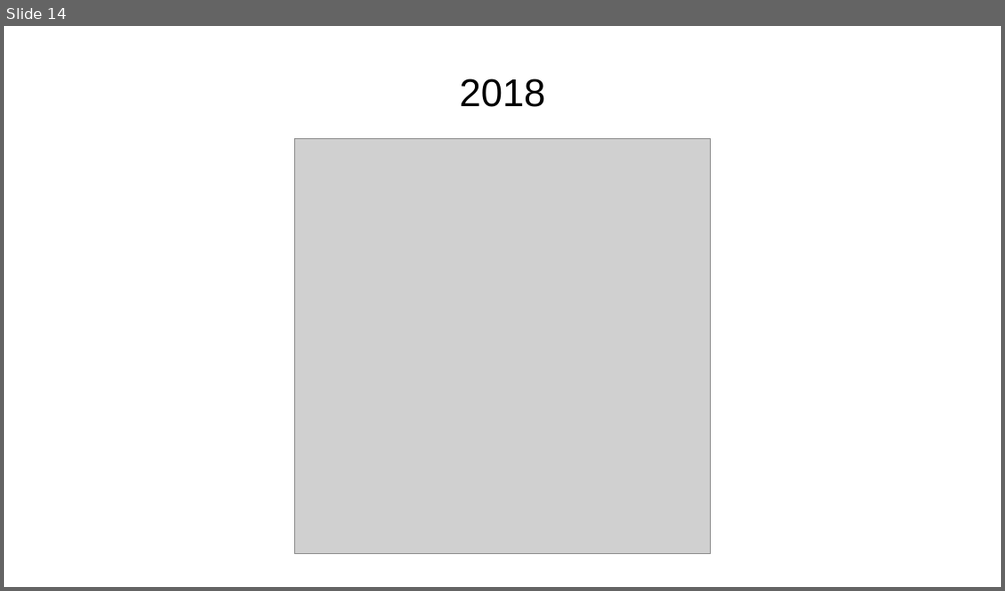
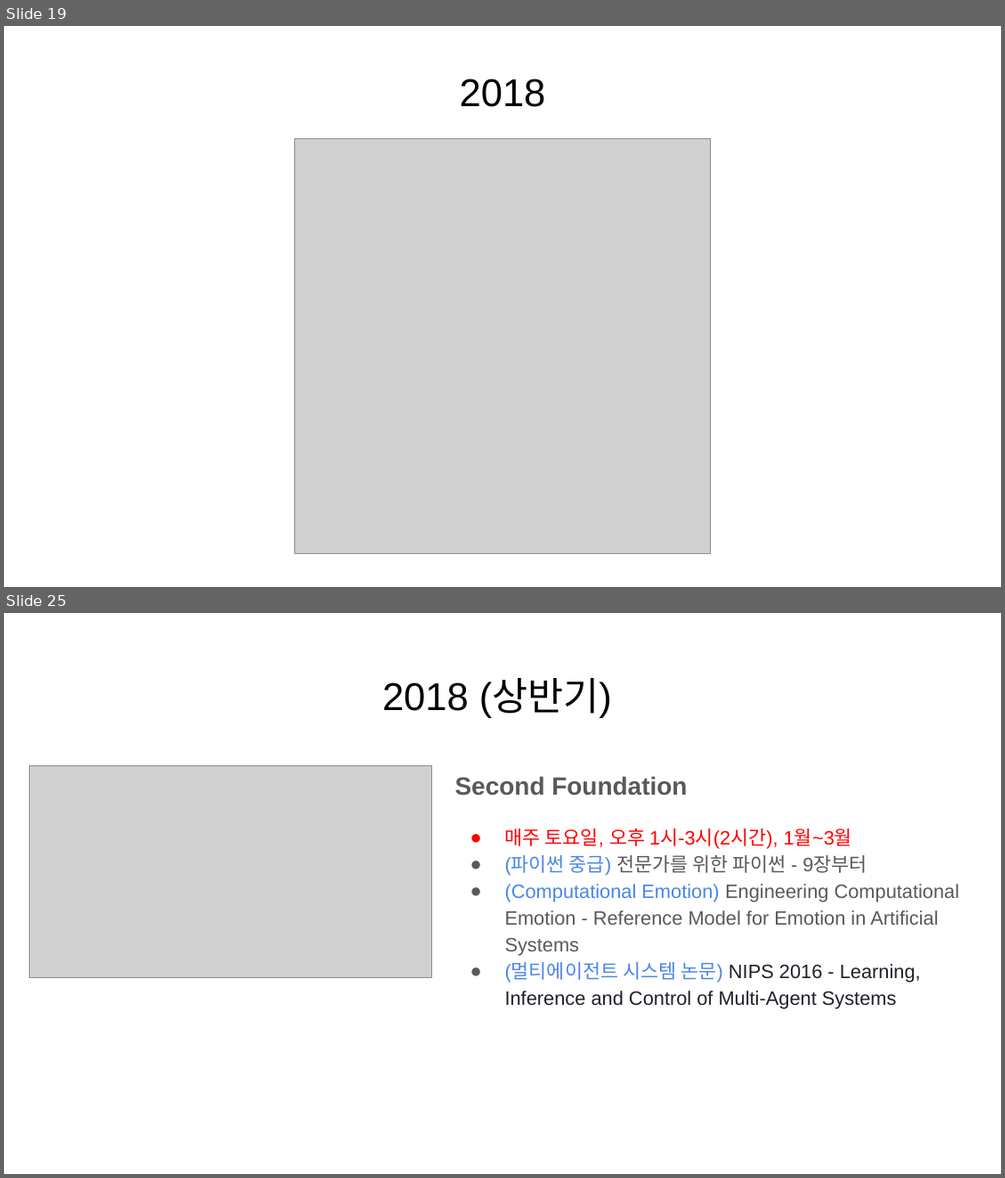
Before and after one commit to KaggleBreak/studybreak, a slide deck: 2017/presentation/study/싸이그래머_소개_스터디뽀개기2017.pptx. Shown one above the other, each under a label of ours: slide 14 before the commit, slides 19 and 25 after it; the slides between them are not shown. The pictures are 1005x591 and 1005x1178 pixels, drawn with LibreOffice and Linux fonts; fonts in the diff are those of the drawing; grey boxes stand for pictures. Boxes give left, top, right and bottom in pixels: in the first picture for what was removed or moved away, otherwise in the second. Text is boxed around its words. In the diff, an @@ line names an element or a change of style, - is before the commit and + after.

```diff
--- a/2017/presentation/study/싸이그래머_소개_스터디뽀개기2017.pptx
+++ b/2017/presentation/study/싸이그래머_소개_스터디뽀개기2017.pptx
@@ slide 25 added at (4, 613, 1001, 1174), background #FFFFFF @@
@@ title added at (382, 679, 612, 718), 28 pt, text #000000 @@
+2018 (상반기)
@@ picture added at (30, 765, 431, 978) @@
@@ text added at (455, 776, 960, 1009), 14 pt, text #595959 @@
+Second Foundation
+● 매주 토요일, 오후 1시-3시(2시간), 1월~3월
+● (파이썬 중급) 전문가를 위한 파이썬 - 9장부터
+● (Computational Emotion) Engineering Computational Emotion - Reference Model for Emotion in Artificial Systems
+● (멀티에이전트 시스템 논문) NIPS 2016 - Learning, Inference and Control of Multi-Agent Systems
@@ what was slide 14 is now slide 19 @@
```
Also in this commit, not shown: 4 slides changed, 15 other slides added, 7 other files.
